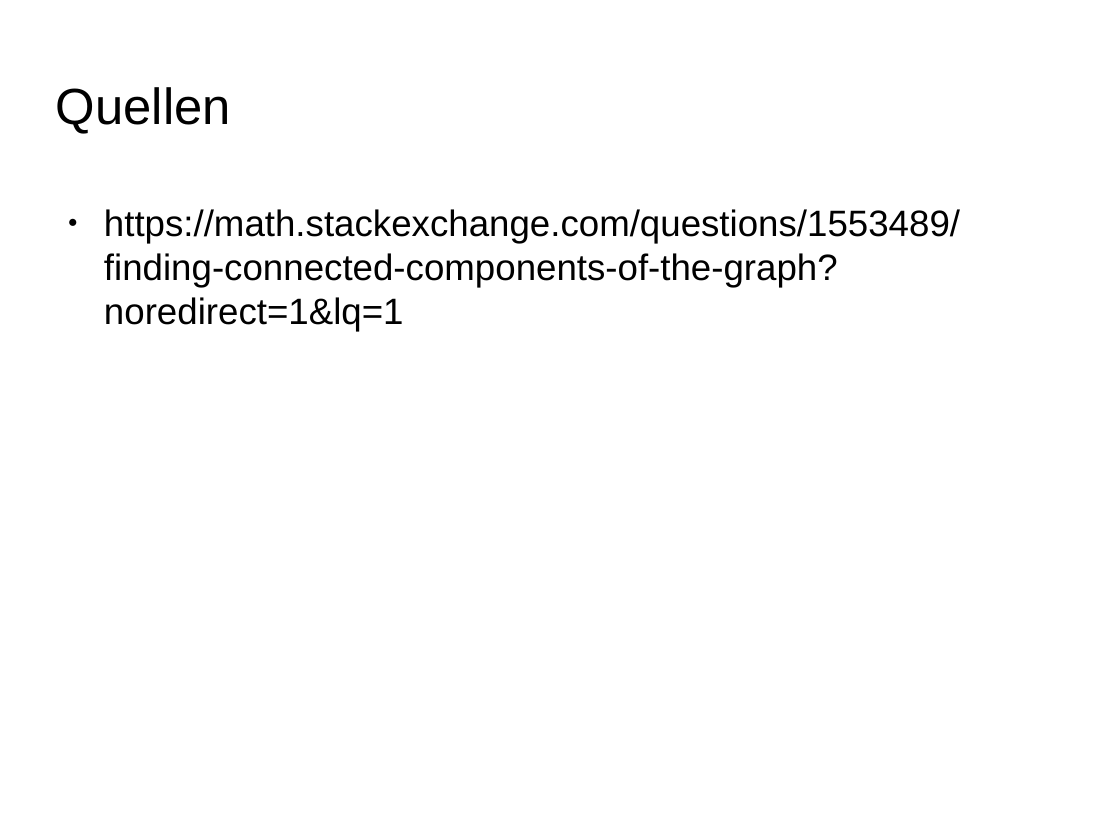
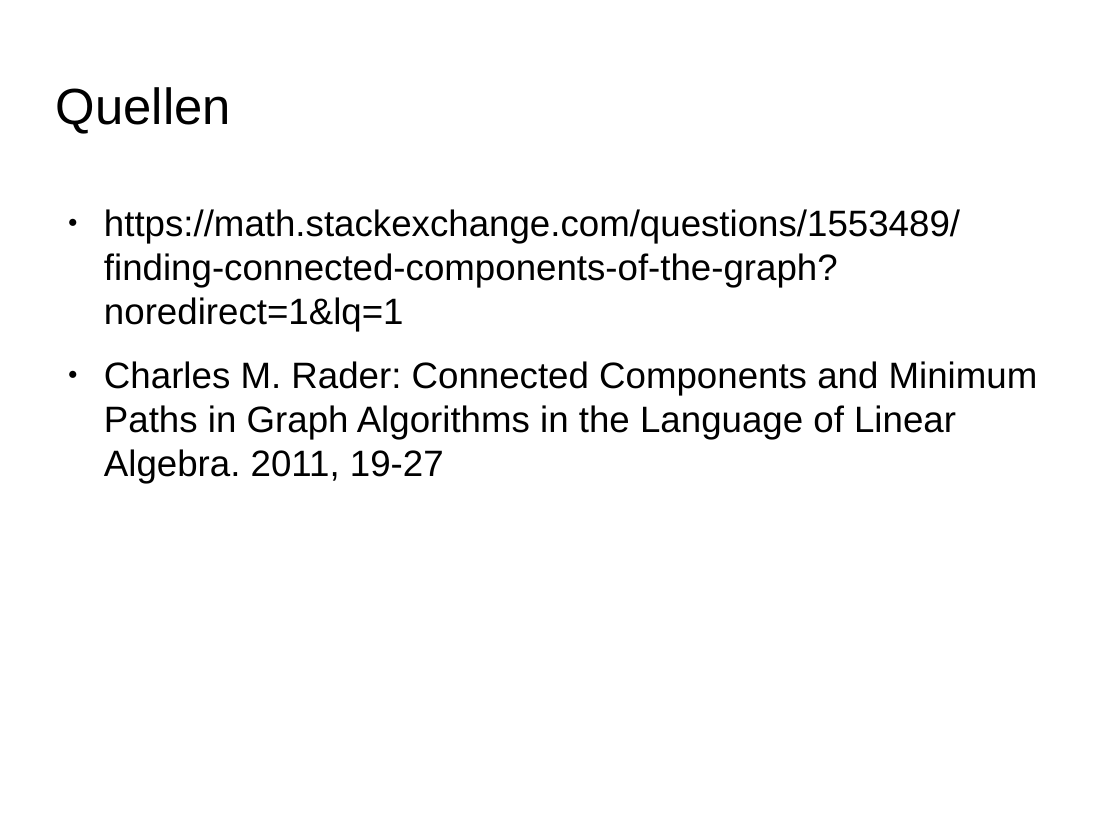
Before and after one commit to ScaDS/dblp-graphulo, a slide deck: slide 22 of doc/testat2.odp (slide 16 before the commit). Drawn at 1120x840 pixels with LibreOffice and Linux fonts; fonts in the diff are those of the drawing; background and template pictures are left out. Boxes give left, top, right and bottom in pixels: in the first picture for what was removed or moved away, otherwise in the second. Text is boxed around its words. In the diff, an @@ line names an element or a change of style, - is before the commit and + after.

```diff
--- a/doc/testat2.odp
+++ b/doc/testat2.odp
@@ text at <box>104,361,1038,484</box>: paragraph added @@
+● Charles M. Rader: Connected Components and Minimum Paths in Graph Algorithms in the Language of Linear Algebra. 2011, 19-27
```
Also in this commit, not shown: 4 other slides changed, 7 slides added, 1 slide removed, 6 other files.
